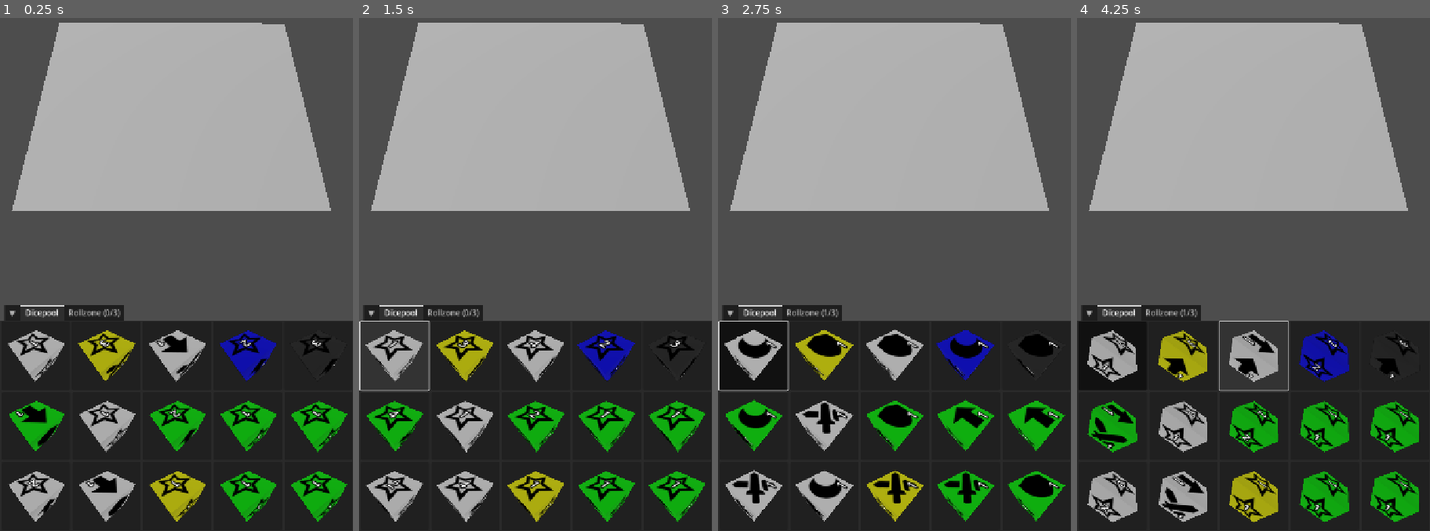
Above: before the commit, frames 1-4 (left to right).
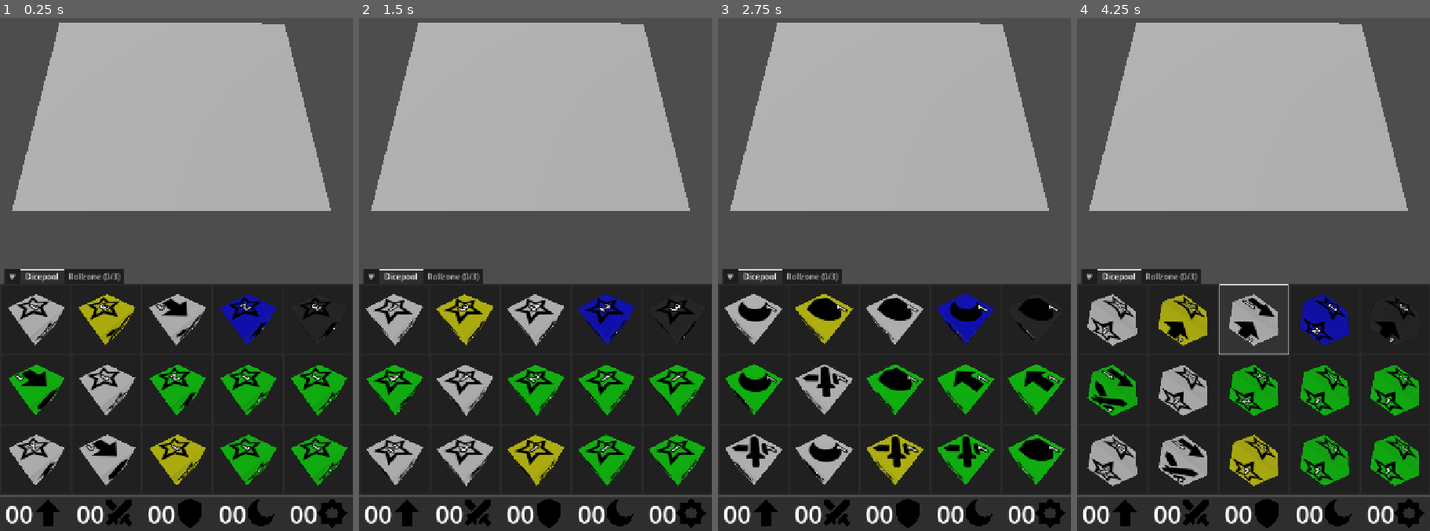
Above: after the commit, the same moments.

Repository: francocurotto/DDMre
Game: Godot game, scene res://test.tscn
Two runs of this game, one before a commit and one after it. Both use one fixed random seed, a clock stepped at 60 frames per second and the inputs below.
Inputs (mouse positions are in pixels of both pictures, inside the frame that each line leads up to):
- Up to frame 1 (0.25 s): no input
- Up to frame 2 (1.5 s): click (394, 356) at 0.52 s; click (394, 356) at 1.27 s
- Up to frame 3 (2.75 s): click (753, 356) at 2.02 s
- Up to frame 4 (4.25 s): move the mouse to (1331, 187) at 2.77 s; click (1331, 187) at 2.92 s; drag from (1182, 248) to (1235, 341) at 3.52 s

The runs differ from the first frame. In frame 1, 28% of the frame differs, in the area x 0-100%, y 48-100%; in frame 2, 28%; in frame 3, 28%; in frame 4, 31%.

Commit message:
start crestpool

Diff:
--- /dev/null
+++ b/dicegui/crestpool/crest_counter/crest_counter.gd
@@ -0,0 +1,8 @@
+@tool
+extends HBoxContainer
+
+@export_enum("MOVEMENT", "ATTACK", "DEFENSE", "MAGIC", "TRAP")
+var type : String = "MOVEMENT" :
+	set(_type):
+		type = _type
+		$TextureRect.texture = load("res://assets/CREST_%s.svg" % type)
--- /dev/null
+++ b/dicegui/crestpool/crest_counter/crest_counter.tscn
@@ -0,0 +1,24 @@
+[gd_scene load_steps=3 format=3 uid="uid://42saa5x3jrjr"]
+
+[ext_resource type="Texture2D" uid="uid://bytb1t811lcmu" path="res://assets/CREST_MOVEMENT.svg" id="1_30u4f"]
+[ext_resource type="Script" uid="uid://dxnx81f7f41qv" path="res://dicegui/crestpool/crest_counter/crest_counter.gd" id="1_nxkn2"]
+
+[node name="CrestCounter" type="HBoxContainer"]
+offset_right = 118.0
+offset_bottom = 69.0
+size_flags_horizontal = 3
+theme_override_constants/separation = -4
+alignment = 1
+script = ExtResource("1_nxkn2")
+
+[node name="Label" type="Label" parent="."]
+layout_mode = 2
+theme_override_font_sizes/font_size = 50
+text = "00"
+
+[node name="TextureRect" type="TextureRect" parent="."]
+custom_minimum_size = Vector2(65, 65)
+layout_mode = 2
+texture = ExtResource("1_30u4f")
+expand_mode = 1
+stretch_mode = 4
--- /dev/null
+++ b/dicegui/crestpool/crestpool.tscn
@@ -0,0 +1,29 @@
+[gd_scene load_steps=2 format=3 uid="uid://braquap2tslen"]
+
+[ext_resource type="PackedScene" uid="uid://42saa5x3jrjr" path="res://dicegui/crestpool/crest_counter/crest_counter.tscn" id="1_dl867"]
+
+[node name="Crestpool" type="PanelContainer"]
+offset_right = 720.0
+offset_bottom = 69.0
+
+[node name="HBoxContainer" type="HBoxContainer" parent="."]
+layout_mode = 2
+
+[node name="Movement" parent="HBoxContainer" instance=ExtResource("1_dl867")]
+layout_mode = 2
+
+[node name="Attack" parent="HBoxContainer" instance=ExtResource("1_dl867")]
+layout_mode = 2
+type = "ATTACK"
+
+[node name="Defense" parent="HBoxContainer" instance=ExtResource("1_dl867")]
+layout_mode = 2
+type = "DEFENSE"
+
+[node name="Magic" parent="HBoxContainer" instance=ExtResource("1_dl867")]
+layout_mode = 2
+type = "MAGIC"
+
+[node name="Trap" parent="HBoxContainer" instance=ExtResource("1_dl867")]
+layout_mode = 2
+type = "TRAP"
--- a/dicegui/dice_gui.gd
+++ b/dicegui/dice_gui.gd
@@ -1,18 +1,18 @@
-extends TabContainer
+extends VBoxContainer
 
 #region builtin functions
 func _ready() -> void:
-	get_tab_bar().set_tab_title(2, "Rollzone (0/3)")
-	$Dicepool.roll_changed.connect(on_roll_changed)
+	$TabContainer.get_tab_bar().set_tab_title(2, "Rollzone (0/3)")
+	%Dicepool.roll_changed.connect(on_roll_changed)
 #endregion
 
 #region public functions
 func set_dice(i, dice):
-	$Dicepool.set_dice(i, dice)
+	%Dicepool.set_dice(i, dice)
 #endregion
 
 #region signals callback
 func on_roll_changed(roll_dice_buttons):
-	get_tab_bar().set_tab_title(2, "Rollzone (%d/3)" % len(roll_dice_buttons))
-	$Rollzone.update_dice(roll_dice_buttons)
+	$TabContainer.get_tab_bar().set_tab_title(2, "Rollzone (%d/3)" % len(roll_dice_buttons))
+	%Rollzone.update_dice(roll_dice_buttons)
 #endregion
--- a/dicegui/dice_gui.tscn
+++ b/dicegui/dice_gui.tscn
@@ -1,32 +1,46 @@
-[gd_scene load_steps=4 format=3 uid="uid://c4thhg2j07f1s"]
+[gd_scene load_steps=5 format=3 uid="uid://c4thhg2j07f1s"]
 
 [ext_resource type="PackedScene" uid="uid://du8wgt4awuk8d" path="res://dicegui/dicepool/dicepool.tscn" id="1_ahudt"]
 [ext_resource type="Script" uid="uid://c41m1e7l0l7a7" path="res://dicegui/dice_gui.gd" id="1_gm7by"]
 [ext_resource type="PackedScene" uid="uid://bo2erx6gn1vii" path="res://dicegui/rollzone/rollzone.tscn" id="3_hvuk2"]
+[ext_resource type="PackedScene" uid="uid://braquap2tslen" path="res://dicegui/crestpool/crestpool.tscn" id="4_uljbj"]
 
-[node name="DiceGUI" type="TabContainer"]
+[node name="DiceGUI" type="VBoxContainer"]
 anchors_preset = 7
 anchor_left = 0.5
 anchor_top = 1.0
 anchor_right = 0.5
 anchor_bottom = 1.0
 offset_left = -360.0
-offset_top = -31.0
+offset_top = -461.0
 offset_right = 360.0
 grow_horizontal = 2
 grow_vertical = 0
-current_tab = 1
+theme_override_constants/separation = 0
+alignment = 2
 script = ExtResource("1_gm7by")
 
-[node name="▼" type="PanelContainer" parent="."]
+[node name="TabContainer" type="TabContainer" parent="."]
+layout_mode = 2
+current_tab = 1
+
+[node name="▼" type="PanelContainer" parent="TabContainer"]
 visible = false
 layout_mode = 2
 metadata/_tab_index = 0
 
-[node name="Dicepool" parent="." instance=ExtResource("1_ahudt")]
+[node name="Dicepool" parent="TabContainer" instance=ExtResource("1_ahudt")]
+unique_name_in_owner = true
 layout_mode = 2
 metadata/_tab_index = 1
 
-[node name="Rollzone" parent="." instance=ExtResource("3_hvuk2")]
+[node name="Rollzone" parent="TabContainer" instance=ExtResource("3_hvuk2")]
+unique_name_in_owner = true
 visible = false
 layout_mode = 2
+
+[node name="HSeparator" type="HSeparator" parent="."]
+layout_mode = 2
+
+[node name="Crestpool" parent="." instance=ExtResource("4_uljbj")]
+layout_mode = 2
Not shown, added: dicegui/crestpool/crest_counter/crest_counter.gd.uid
